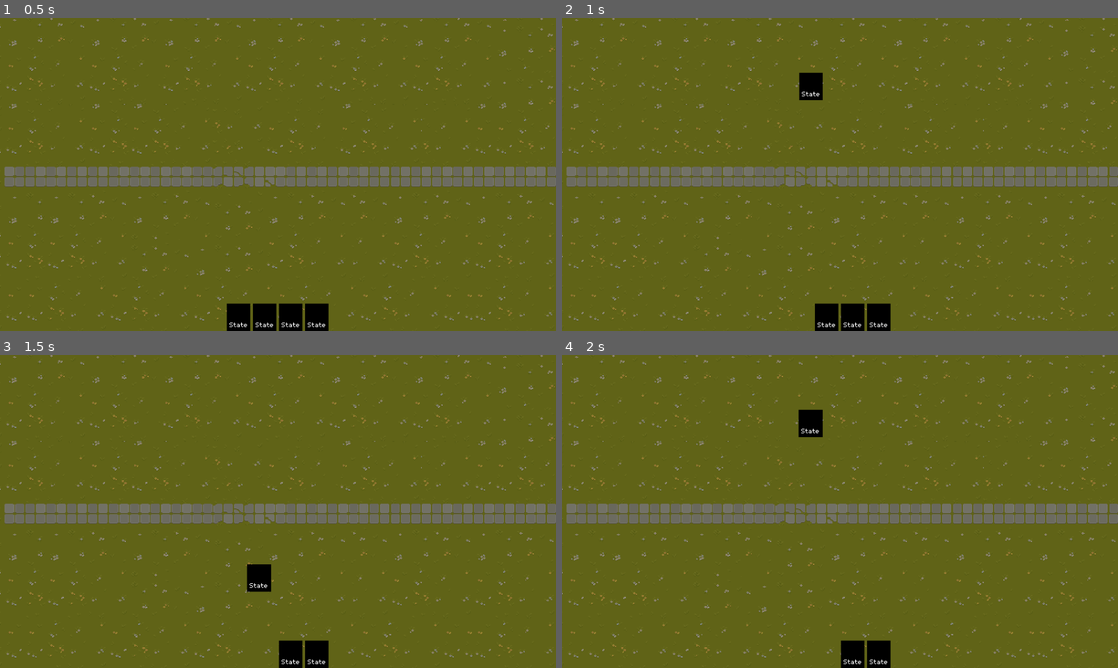
Above: before the commit, frames 1-4 (two rows, left to right).
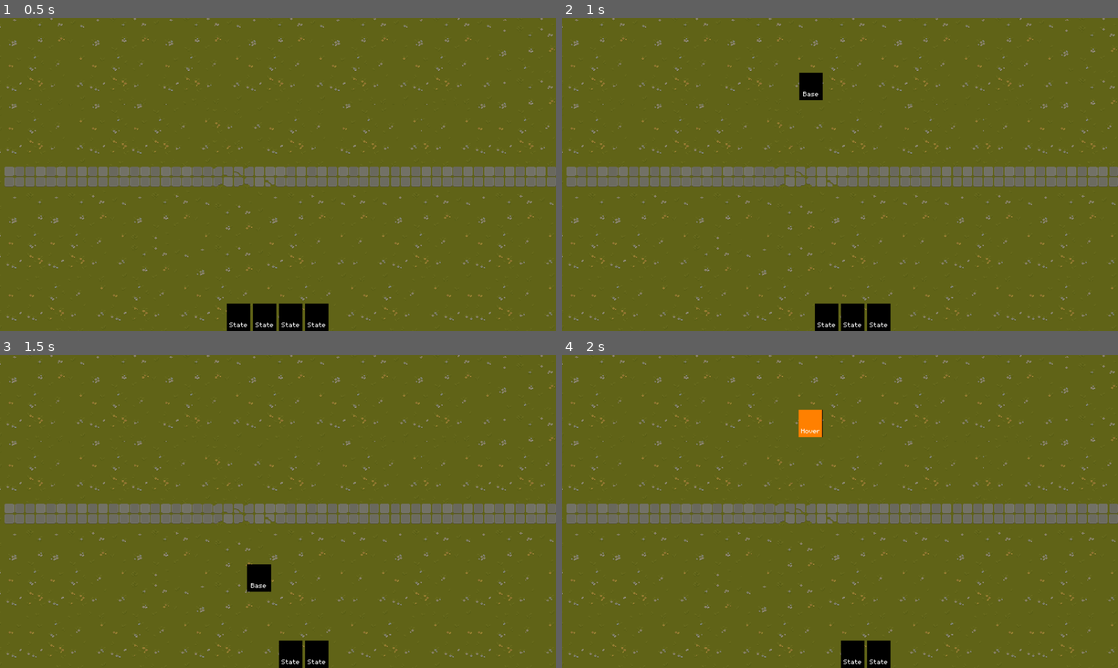
Above: after the commit, the same moments.

Repository: MaximGameDev/Deck-Builder
Game: Godot game, scene res://Scenes/combat_scene.tscn
The game is run twice, just before and just after one commit, with the same random seed, the same clock (stepped at 60 frames per second) and the same inputs.
Inputs (mouse positions are in pixels of both pictures, inside the frame that each line leads up to):
- Up to frame 1 (0.5 s): no input
- Up to frame 2 (1 s): tap Enter at 0.5 s; drag from (801, 318) to (812, 86) at 0.52 s
- Up to frame 3 (1.5 s): drag from (266, 655) to (250, 423) at 1.27 s
- Up to frame 4 (2 s): no input

Frame 1 is identical in both runs. In frame 2, less than 0.1% of the frame differs, in the area x 43-47%, y 23-26%; in frame 3, less than 0.1%; in frame 4, 0.4%, in the area x 42-47%, y 17-27%.

Commit message:
attempting the push

Diff:
--- a/OneDrive/Documents/deck builder thing/Art Assets/Card Stuff/Hand.gd
+++ b/OneDrive/Documents/deck builder thing/Art Assets/Card Stuff/Hand.gd
@@ -3,9 +3,18 @@
 
 func _ready() -> void:
 	for child in get_children():
-		var card_combat_ui := child as CombatCardUI
-		card_combat_ui.reparent_requested.connect(_on_card_combat_ui_reparent_requested)
+		if child is CombatCardUI:
+			var callable = Callable(self, "_on_card_combat_ui_reparent_requested")
+			if not child.is_connected("reparent_requested", callable):
+				child.connect("reparent_requested", callable)
 
+func _on_card_combat_ui_reparent_requested(child: CombatCardUI):
+	if child.get_parent() != self:
+		child.get_parent().remove_child(child)
+	if not child.is_a_child_of(self):
+		self.add_child(child)
+	child.visible = true
 
-func _on_card_combat_ui_reparent_requested(child: CombatCardUI) -> void:
-	child.reparent(self)
+func pick_up_card(card: CombatCardUI) -> void:
+	# Hide the card without removing it
+	card.visible = false
--- a/OneDrive/Documents/deck builder thing/Art Assets/Card Stuff/States/Base State.gd
+++ b/OneDrive/Documents/deck builder thing/Art Assets/Card Stuff/States/Base State.gd
@@ -6,8 +6,7 @@
 		await card_combat_ui.ready
 
 	card_combat_ui.reparent_requested.emit(card_combat_ui)
-	card_combat_ui.color.color = Color.WEB_MAROON
-	card_combat_ui.state.text = "BASE"
+	card_combat_ui.update_state_text("Base")
 	card_combat_ui.pivot_offset = Vector2.ZERO
 
 
--- a/OneDrive/Documents/deck builder thing/Art Assets/Card Stuff/States/Clicked.gd
+++ b/OneDrive/Documents/deck builder thing/Art Assets/Card Stuff/States/Clicked.gd
@@ -1,8 +1,7 @@
 extends CardStates
 
 func enter() -> void:
-	card_combat_ui.color.color = Color.AQUAMARINE
-	card_combat_ui.state.text = "CLICKED"
+	card_combat_ui.update_state_text("Clicked")
 	card_combat_ui.drop_point_detector.monitoring = true
 
 func on_input(event: InputEvent) -> void:
--- a/OneDrive/Documents/deck builder thing/Art Assets/Card Stuff/States/Dragging.gd
+++ b/OneDrive/Documents/deck builder thing/Art Assets/Card Stuff/States/Dragging.gd
@@ -11,8 +11,7 @@
 	if ui:
 		card_combat_ui.reparent(ui)
 
-	card_combat_ui.color.color = Color.BLUE_VIOLET
-	card_combat_ui.state.text = "DRAGGING"
+	card_combat_ui.update_state_text("Dragging")
 
 	minumum_drag_time_elapsed = false
 	var threshold_timer := get_tree().create_timer(DRAG_MINIMUM_THRESHOLD, false)
--- a/OneDrive/Documents/deck builder thing/Art Assets/Card Stuff/States/Released.gd
+++ b/OneDrive/Documents/deck builder thing/Art Assets/Card Stuff/States/Released.gd
@@ -3,8 +3,7 @@
 var played: bool
 
 func enter() -> void:
-	card_combat_ui.color.color = Color.DARK_BLUE
-	card_combat_ui.state.text = "RELEASED"
+	card_combat_ui.update_state_text("Released")
 
 	played = false
 
--- a/OneDrive/Documents/deck builder thing/Art Assets/Card Stuff/card_combat_ui.gd
+++ b/OneDrive/Documents/deck builder thing/Art Assets/Card Stuff/card_combat_ui.gd
@@ -12,18 +12,33 @@
 
 #Hooked up the state machine for the cards to the UI
 func _ready() -> void:
+	print("READY")
 	state_machine.init(self)
+
+# Method to change the card's color.
+func change_card_color(new_color: Color) -> void:
+	self.color.color = new_color
+
+# Method to update the state text on the card
+func update_state_text(new_text: String) -> void:
+	state.text = new_text  # Assuming 'state' is the Label node where the text is displayed.
 
 func _input(event: InputEvent) -> void:
 	state_machine.on_input(event)
 
 func _on_gui_input(event: InputEvent) -> void:
+	if event is InputEventMouseButton and event.pressed:
+		change_card_color(Color(0, 0, 1, 1))  # Example: Change to blue on mouse click.
 	state_machine._on_gui_input(event)
 
 func _on_mouse_entered() -> void:
+	change_card_color(Color(1, 0.5, 0, 1))  # Example: Change to orange on mouse enter.
+	update_state_text("Hover")
 	state_machine._on_mouse_entered()
 
 func _on_mouse_exited() -> void:
+	change_card_color(Color(0, 0, 0, 1))  # Example: Change back to white on mouse exit.
+	update_state_text("Base")  # Or revert to another appropriate state text
 	state_machine._on_mouse_exited()
 
 
@@ -33,4 +48,16 @@
 
 
 func _on_drop_detect_area_exited(area):
+	print("ODDAE")
 	targets.erase(area)
+
+func _gui_input(event):
+	if event is InputEventMouseButton:
+		if event.button_index == MOUSE_BUTTON_LEFT and event.canceled:
+			print("Left button was released at ", event.position)
+			color.color = Color.WEB_MAROON
+
+
+
+func _on_card_combat_ui_reparent_requested(_which_card_ui: CombatCardUI):
+	pass # Replace with function body.
--- a/OneDrive/Documents/deck builder thing/Scenes/combat_scene.tscn
+++ b/OneDrive/Documents/deck builder thing/Scenes/combat_scene.tscn
@@ -1956,3 +1956,8 @@
 
 [node name="Card Combat UI3" parent="Combat_UI/Hand" instance=ExtResource("9_vkbyi")]
 layout_mode = 2
+
+[connection signal="reparent_requested" from="Combat_UI/Hand/Card Combat UI" to="Combat_UI/Hand" method="_on_card_combat_ui_reparent_requested"]
+[connection signal="reparent_requested" from="Combat_UI/Hand/Card Combat UI4" to="Combat_UI/Hand" method="_on_card_combat_ui_reparent_requested"]
+[connection signal="reparent_requested" from="Combat_UI/Hand/Card Combat UI2" to="Combat_UI/Hand" method="_on_card_combat_ui_reparent_requested"]
+[connection signal="reparent_requested" from="Combat_UI/Hand/Card Combat UI3" to="Combat_UI/Hand" method="_on_card_combat_ui_reparent_requested"]
--- a/OneDrive/Documents/deck builder thing/project.godot
+++ b/OneDrive/Documents/deck builder thing/project.godot
@@ -24,6 +24,11 @@
 window/stretch/mode="viewport"
 window/stretch/scale=3.0
 
+[editor]
+
+version_control/plugin_name="GitPlugin"
+version_control/autoload_on_startup=true
+
 [input]
 
 LeftMouse={
@@ -40,4 +45,3 @@
 [rendering]
 
 textures/canvas_textures/default_texture_filter=0
-renderer/rendering_method="mobile"
